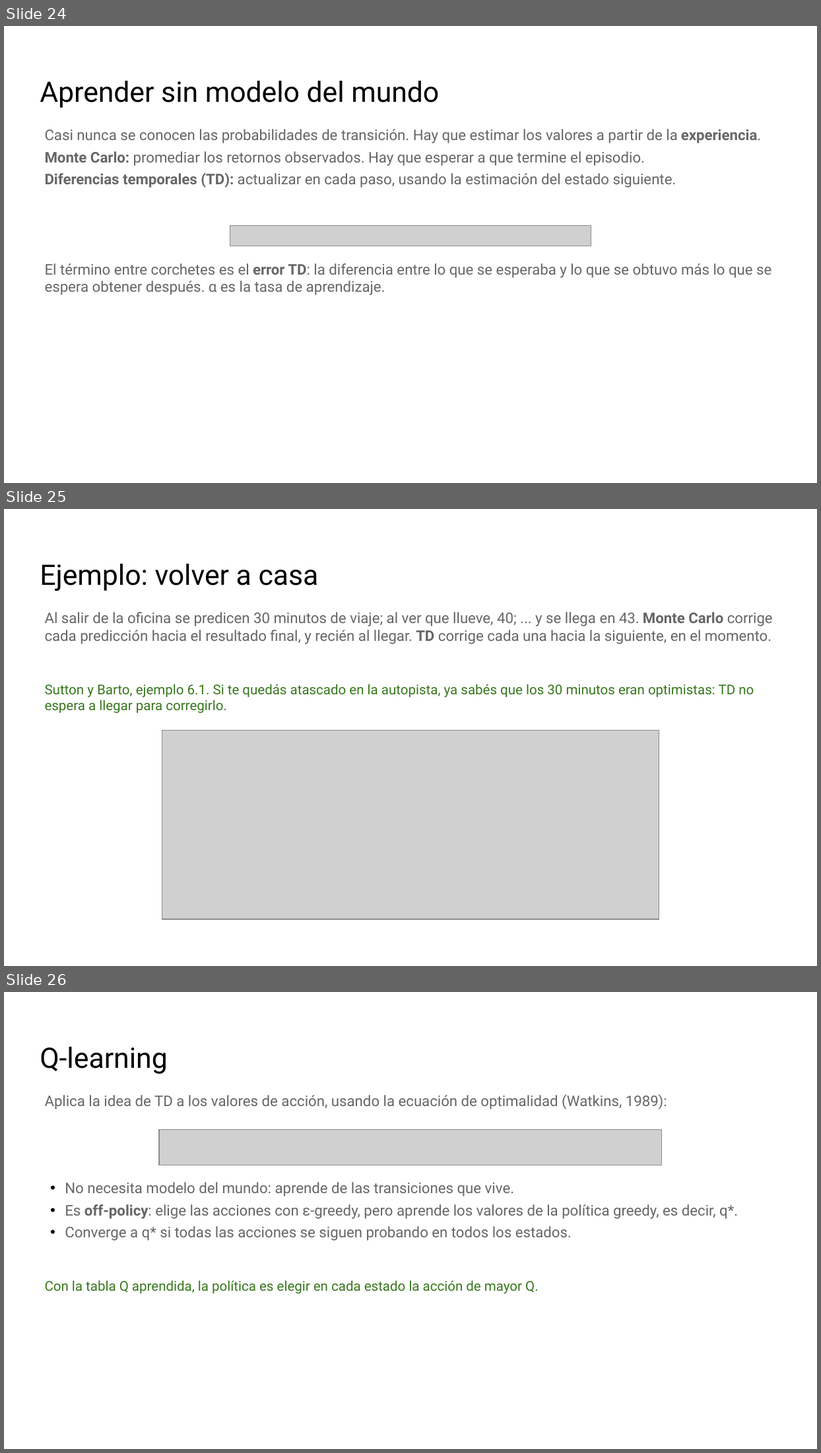
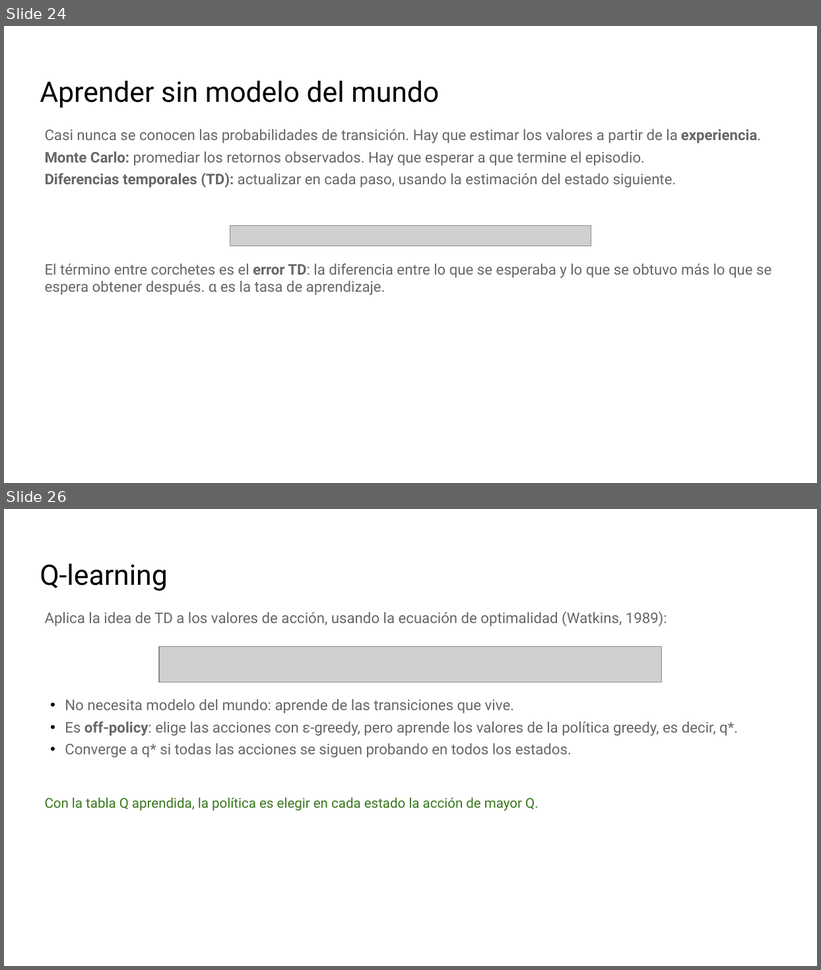
Before and after one commit to telsesser/2026-ML-UNLU, a slide deck: 03-refuerzos/presentaciones/C3-1_ Decisiones secuenciales y Q-learning.pptx. Shown one above the other, each under a label of ours: slides 24, 25 and 26 before the commit, slides 24 and 26 after it; the slides between them are not shown. The pictures are 821x1453 and 821x970 pixels, drawn with LibreOffice and Linux fonts; fonts in the diff are those of the drawing; grey boxes stand for pictures; background and template pictures are left out. Boxes give left, top, right and bottom in pixels: in the first picture for what was removed or moved away, otherwise in the second. Text is boxed around its words. In the diff, an @@ line names an element or a change of style, - is before the commit and + after.

```diff
--- a/03-refuerzos/presentaciones/C3-1_ Decisiones secuenciales y Q-learning.pptx
+++ b/03-refuerzos/presentaciones/C3-1_ Decisiones secuenciales y Q-learning.pptx
@@ slide 25 removed at [4, 509, 817, 966], background picture (left out) @@
@@ title removed at [40, 564, 319, 591] @@
-Ejemplo: volver a casa
@@ text removed at [45, 612, 773, 644] @@
-Al salir de la oficina se predicen 30 minutos de viaje; al ver que llueve, 40; ... y se llega en 43. Monte Carlo corrige cada predicción hacia el resultado final, y recién al llegar. TD corrige cada una hacia la siguiente, en el momento.
@@ text removed at [45, 684, 754, 714] @@
-Sutton y Barto, ejemplo 6.1. Si te quedás atascado en la autopista, ya sabés que los 30 minutos eran optimistas: TD no espera a llegar para corregirlo.
@@ picture removed at [162, 730, 659, 920] @@
```
Also in this commit, not shown: 1 slide changed, 2 slides added, 11 other files.
